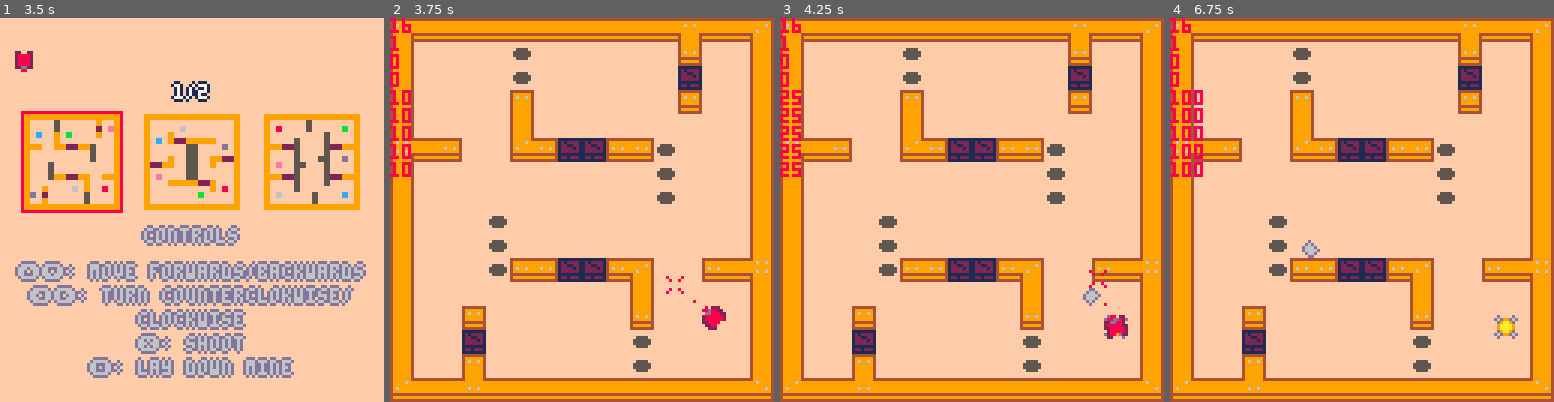
Above: before the commit, frames 1-4 (left to right).
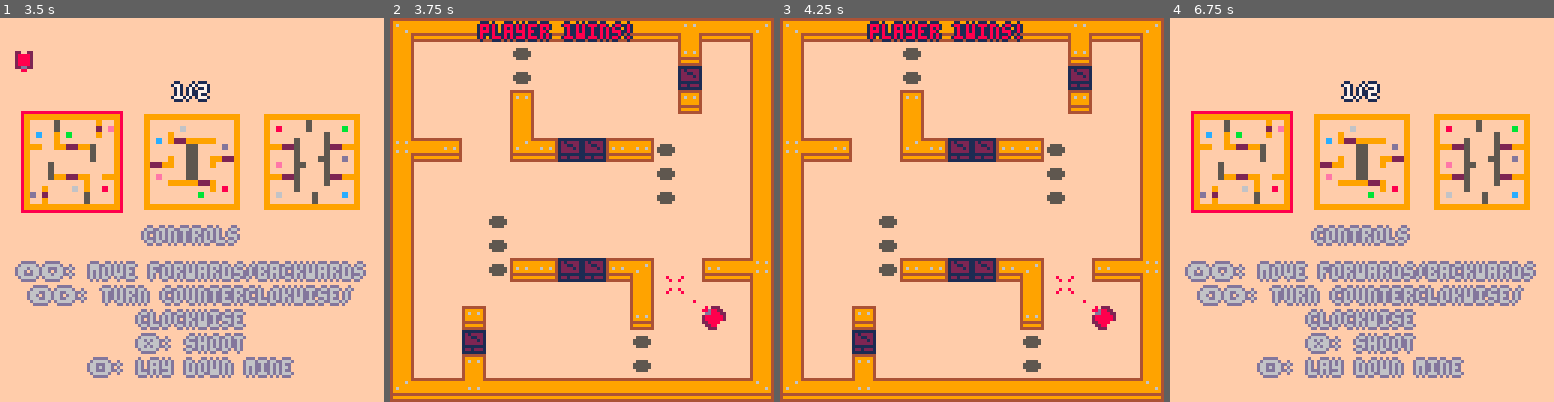
Above: after the commit, the same moments.

Repository: TizianoBR/tanks
Game: PICO-8 cartridge tanks.p8
Two runs of this game, one before a commit and one after it. Both use one fixed random seed, a clock stepped at 60 frames per second and the inputs below.
Inputs:
- Up to frame 1 (3.5 s): tap X (X key) at 0.33, 1.07, 1.85, 2.97 s; tap O (Z key) at 0.7, 1.7, 2.1, 2.5, 2.9, 3.3 s; hold Right 1.6-2.1 s; hold Up 2.15-2.42 s; hold Right 2.47-3.03 s; hold Left from 3.08 s (still down)
- Up to frame 2 (3.75 s): release Left at 3.58 s; hold Down from 3.63 s (still down); tap O (Z key) at 3.7 s
- Up to frame 3 (4.25 s): release Down at 3.97 s; hold Right from 4.02 s (still down); tap X (X key) at 4.08 s; tap O (Z key) at 4.1 s
- Up to frame 4 (6.75 s): tap O (Z key) every 0.4 s from 4.5 to 6.5 s; release Right at 4.68 s; hold Up 4.73-5.03 s; hold Left 5.08-5.68 s; tap X (X key) at 5.2, 6.32 s; hold Down 5.73-6.03 s; hold Right 6.08-6.58 s; hold Right from 6.63 s (still down)

Frame 1 is identical in both runs. In frame 2, 2.7% of the frame differs, in the area x 0-64%, y 0-42%; in frame 3, 3.5%; in frame 4, 53%, in the area x 0-100%, y 0-100%.

Commit message:
Win screen

Diff:
--- a/tanks.p8
+++ b/tanks.p8
@@ -13,12 +13,14 @@
 function _init()
  plr_id=peek(0x5f81)
 
+ timer={}
+
  prev_kp_alv={0,0,0,0,0,0}
  kp_alv_count={0,0,0,0,0,0}
 
  --indicates plr is not
 	--currently in a game
-	plr={x=254,y=254,dir=0,kp_alv=0}
+	plr={x=255,y=255,dir=0,kp_alv=0}
 	mine={x=0,y=0}
 	bull={}
 
@@ -100,27 +102,31 @@
 function _update()
  get_data()
 
+ timer_tick()
+
  if peek(0x5f80)==0 then
   update_main()
  elseif control==0 then
-  if plr.x~=254 and plr.y~=254
+  if plr.x==0 and plr.y==0
    then
    _init()
   end
   update_slct()
  else
-	 timer_tick()
-
 	 --game start
 	 if plr.x==254 and plr.y==254
 	  then
-	  copy_map(control)
+	  copy_map(level)
 	 end
 
 	 update_plr()
 	 update_bullets()
 	 update_mine()
 	 update_walls()
+
+	 if plr_id==1 then
+		 check_winner()
+		end
 	end
 
 	plr.kp_alv+=1
@@ -138,12 +144,6 @@
   draw_slct()
  else
 	 map(0,0,0,0,16,16,1)
-	 ?peek(0x5f80)
-	 ?plr_id
-	 ?peek(0x5f94)
-	 for i=1,6 do
-		 ?kp_alv_count[i]
-		end
 
 	 --any elements at 0,0 are not
 	 --drawn. this happens in every
@@ -153,6 +153,10 @@
 	 draw_bullets()
 	 draw_mine_explosions()
 	 draw_reticle()
+
+	 if timer.win then
+	  draw_win()
+	 end
 	end
 end
 
@@ -213,6 +217,38 @@
     m.timer=nil
    end
   end
+ end
+
+ for k,v in pairs(timer) do
+  if v>=0 then
+   timer[k]-=1
+  else
+   timer[k]=nil
+  end
+ end
+end
+
+--check if there's only 1 player
+--alive and connected
+function check_winner()
+ winner=0
+ for i,t in pairs(tanks) do
+  if t.x~=0 and t.y~=0 and
+   t.x~=255 and t.y~=255 then
+   if winner==0 then winner=i
+   else winnner=-1 end
+  end
+ end
+
+ if winner>0 then
+  control=winner+10
+  if not timer.win then
+   timer.win=90
+  end
+ end
+
+ if timer.win==0 then
+  control=0
  end
 end
 
@@ -255,7 +291,8 @@
 
  --last wall ends at 0x5ffd
 
- control=0x5ffe
+ control=0x5ffe,
+ level=0x5fff
 }
 
 --fetches data from gpio onto
@@ -325,8 +362,9 @@
 	   %16})
 	end
 
-	--control byte
+	--control bytes
 	control=peek(lookup.control)
+	level=peek(lookup.level)
 end
 
 --uploads data from local tables
@@ -376,8 +414,9 @@
     w.x*16+w.y)
   end
 
-  --control byte
+  --control bytes
   poke(lookup.control,control)
+  poke(lookup.level,level)
  end
 end
 
@@ -445,10 +484,13 @@
  end
 
  if plr.timer==0 then
+  --die
   plr.x=255;plr.y=255
  end
 
- if not plr.timer then
+ if not plr.timer and plr.x<255
+  and plr.y<255 and control==1
+  then
 	 if btn2(⬆️) and
 	  not btn2(⬇️) then
 	  move_plr(t_spd)
@@ -686,6 +728,12 @@
  end
 
  pal()
+end
+
+function draw_win()
+ printo("player "..(control-10)..
+  "wins!",30,2,tank_pal[control
+  -10][1])
 end
 
 function printo(t,x,y,c1,c2)
@@ -883,24 +931,27 @@
 
 --level select menu
 function init_slct()
- cur=1
+ poke(lookup.level,1)
  sfx(8)
 end
 
 function update_slct()
+ plr.x=254;plr.y=254
+
  if plr_id==1 then
   if btnp2(❎) or btnp2(🅾️) then
-   control=cur
-   copy_map(control)
+   control=1
+   copy_map(level)
+   sfx(8,-2)
   end
   if btnp2(⬅️) then
-   cur=(cur-2)%6+1
+   level=(level-2)%6+1
   end
   if btnp2(➡️) then
-   cur=cur%6+1
-  end
- end
- page=(cur-1)\3
+   level=level%6+1
+  end
+ end
+ page=(level-1)\3
 end
 
 function draw_slct()
@@ -922,7 +973,7 @@
 
 -- printo("waiting for player 1 to\n     choose a map"
 --  ,18,40,7)
- local x=7+(cur-1)%3*40
+ local x=7+(level-1)%3*40
  rect(x,31,x+33,64,8)
  for i=0,2 do
   --pick the three maps of the
Not shown, changed: the thumbnail (__label__) section of tanks.p8
Not shown, changed: tanks.html
Not shown, changed: tanks.js
Not shown, added: tanks.p8.png
